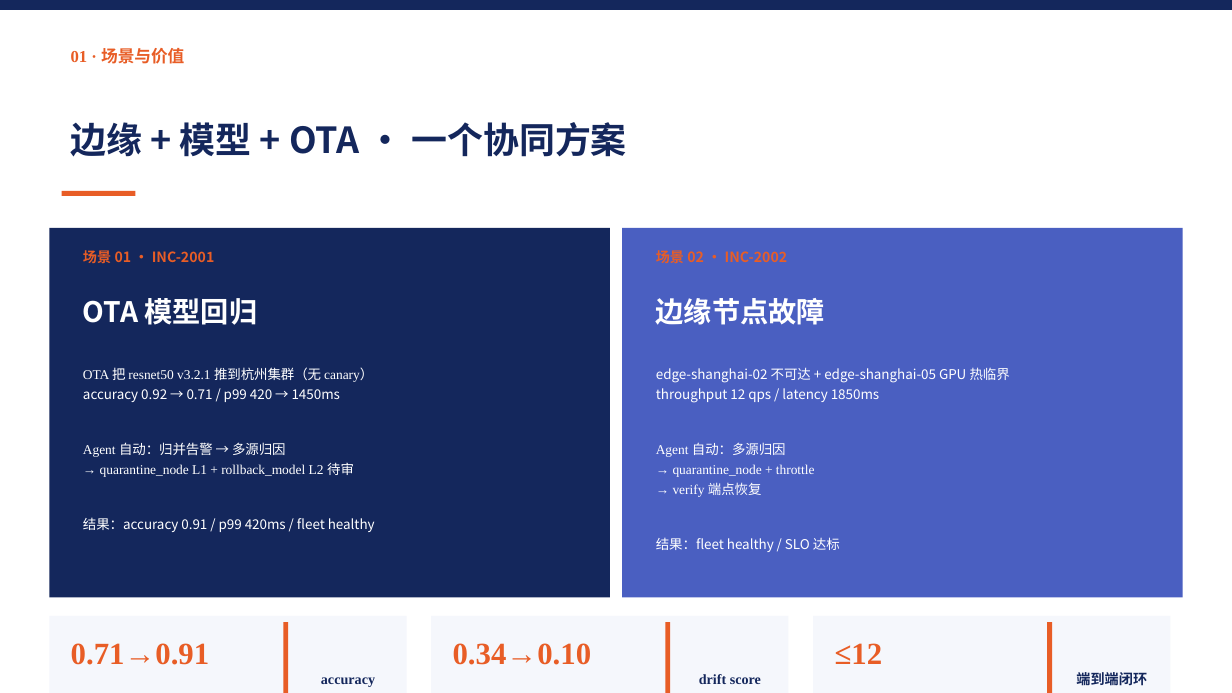
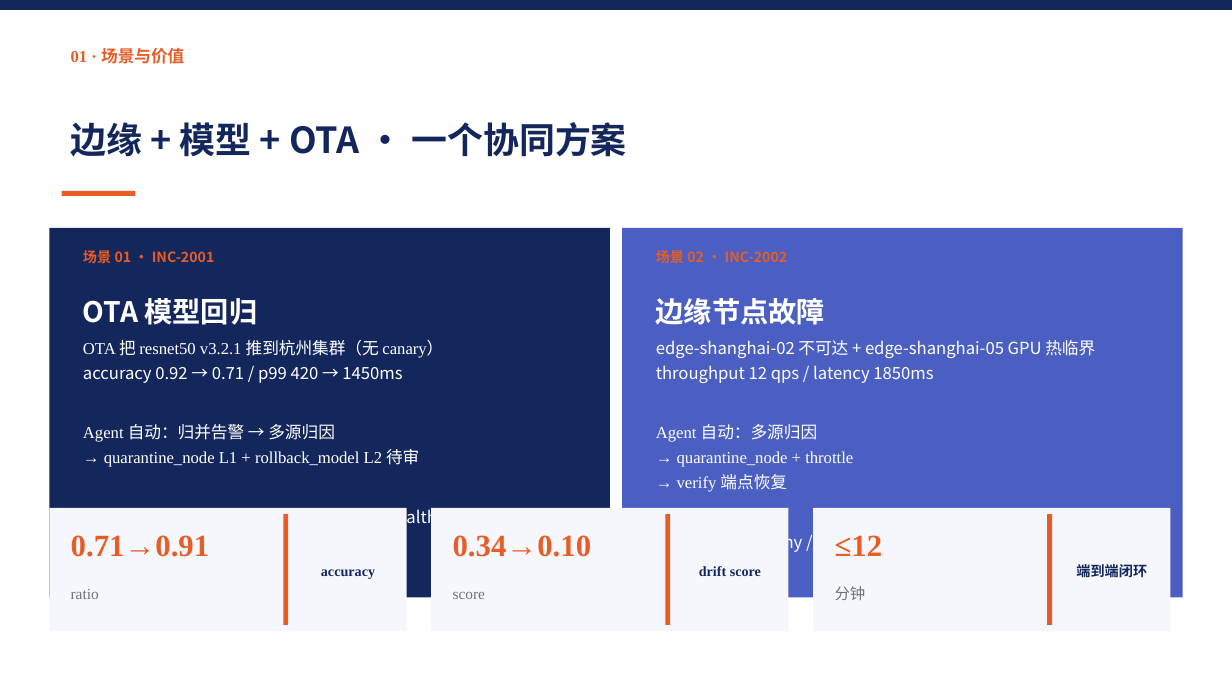
Before and after one commit to libo9922/edge-aiops-demo, a slide deck: slide 5 of docs/edge-aiops-submission.pptx. Drawn at 1232x693 pixels with LibreOffice and Linux fonts; fonts in the diff are those of the drawing. Boxes give left, top, right and bottom in pixels: in the first picture for what was removed or moved away, otherwise in the second. Text is boxed around its words. In the diff, an @@ line names an element or a change of style, - is before the commit and + after.

```diff
--- a/docs/edge-aiops-submission.pptx
+++ b/docs/edge-aiops-submission.pptx
@@ text "OTA 把 resnet50 v3.2.1 推到杭州集群（无 ...": place and size @@
-text "OTA 把 resnet50 v3.2.1 推到杭州集群（无 ..." at bbox=[83, 367, 375, 532]
+text "OTA 把 resnet50 v3.2.1 推到杭州集群（无 ..." at bbox=[83, 340, 445, 528]
@@ text "OTA 把 resnet50 v3.2.1 推到杭州集群（无 ..." at bbox=[83, 340, 445, 528]: size 10.5 to 13 pt @@
@@ text "edge-shanghai-02 不可达 + edge-shanghai-05 GPU ..." at bbox=[656, 340, 1095, 553]: size 10.5 to 13 pt @@
@@ text "edge-shanghai-02 不可达 + edge-shanghai-05 GPU ...": place and size @@
-text "edge-shanghai-02 不可达 + edge-shanghai-05 GPU ..." at bbox=[656, 367, 1010, 552]
+text "edge-shanghai-02 不可达 + edge-shanghai-05 GPU ..." at bbox=[656, 340, 1095, 553]
@@ 9 texts, 6 rectangles: place and size @@
-9 texts, 6 rectangles at bbox=[49, 616, 1171, 693]
+9 texts, 6 rectangles at bbox=[49, 508, 1171, 631]
```
Also in this commit, not shown: 4 other slides changed, 1 other file.
